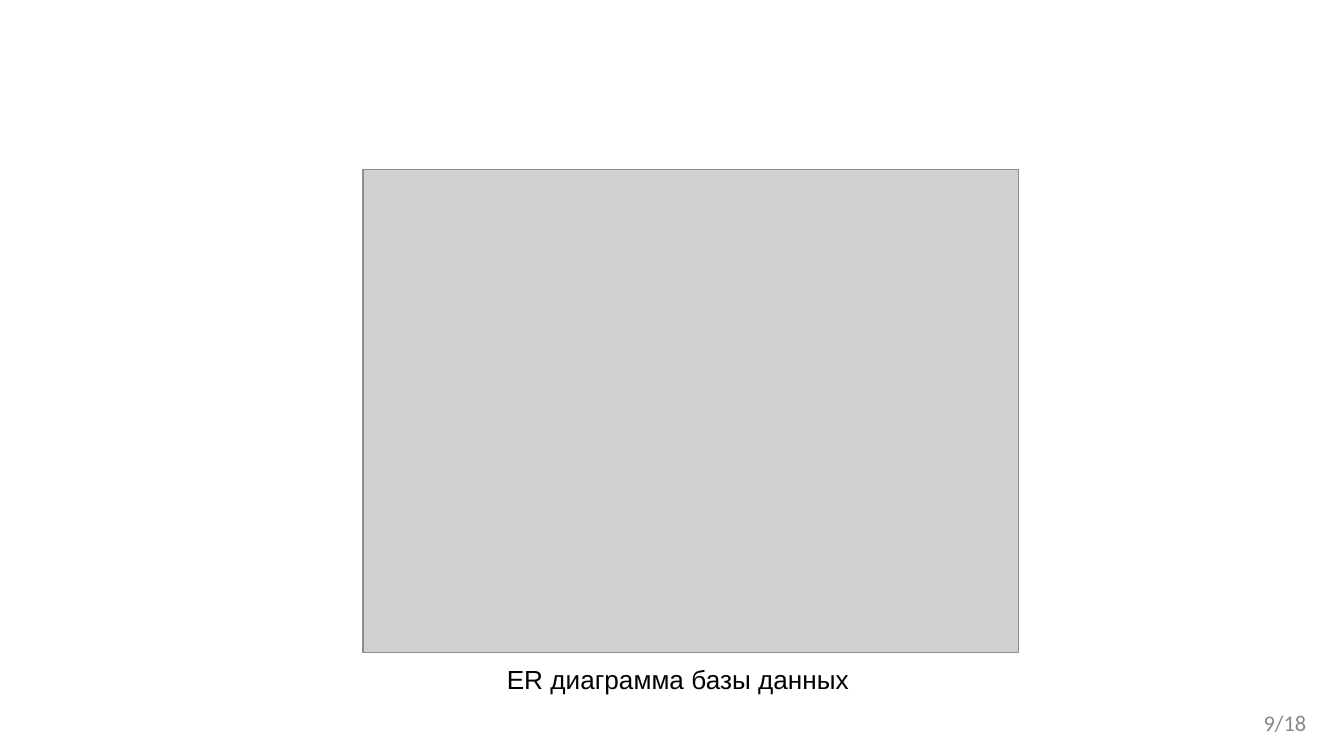
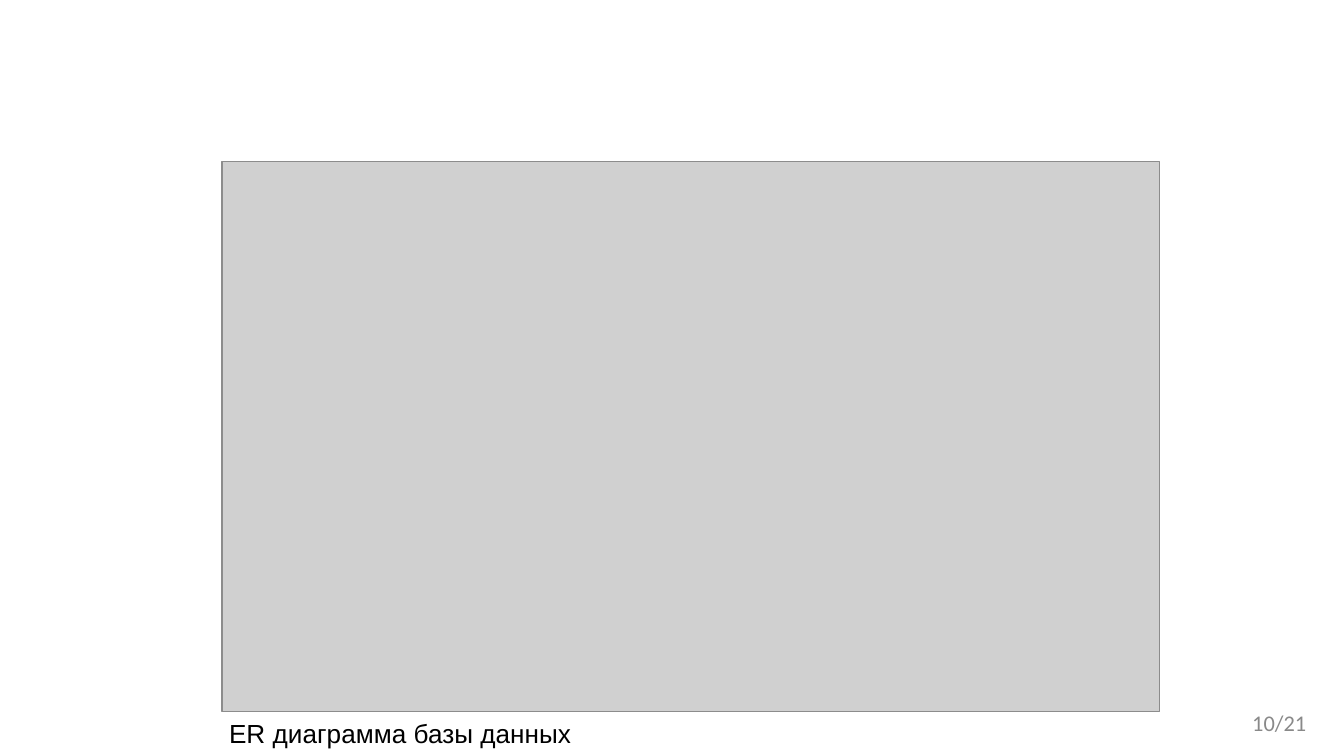
Before and after one commit to VladMexon/DiplomaProject, a slide deck: slide 10 of РИС-20-2б-Мехоношин-ВА-ПП.pptx (slide 9 before the commit). Drawn at 1344x756 pixels with LibreOffice and Linux fonts; fonts in the diff are those of the drawing; grey boxes stand for pictures; background and template pictures are left out. Boxes give left, top, right and bottom in pixels: in the first picture for what was removed or moved away, otherwise in the second. Text is boxed around its words. In the diff, an @@ line names an element or a change of style, - is before the commit and + after.

```diff
--- a/РИС-20-2б-Мехоношин-ВА-ПП.pptx
+++ b/РИС-20-2б-Мехоношин-ВА-ПП.pptx
@@ picture: place and size @@
-picture at (363, 169, 1019, 652)
+picture at (222, 161, 1160, 711)
@@ text "ER диаграмма базы данных": place and size @@
-text "ER диаграмма базы данных" at (507, 670, 849, 695)
+text "ER диаграмма базы данных" at (229, 724, 571, 749)
@@ page number at (1252, 715, 1306, 732): text changed @@
-9/18
+10/21
```
Also in this commit, not shown: 13 other slides changed, 5 slides added, 10 other files.
